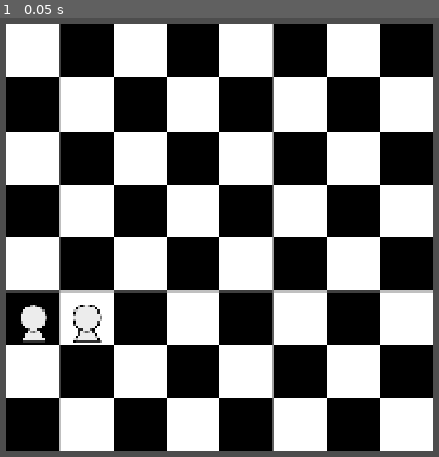
Above: before the commit, frame 1.
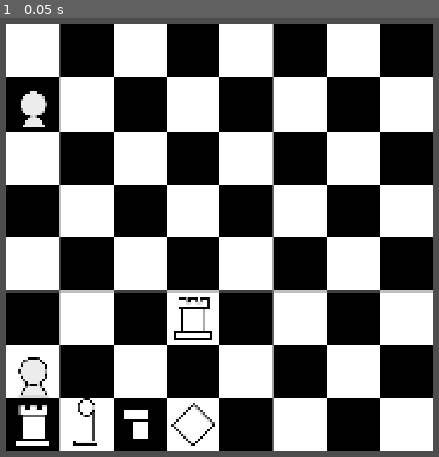
Above: after the commit, the same moment.

Repository: kiri-wys/chetro
Game: Godot game, scene res://main.tscn
The game is run twice, just before and just after one commit, with the same random seed, the same clock (stepped at 60 frames per second) and the same inputs.
Inputs:
- Up to frame 1 (0.05 s): no input

The runs differ from the first frame. In frame 1, 2.3% of the frame differs, in the area x 3-49%, y 16-98%.

Commit message:
Minimal set of playable pieces done

Diff:
--- a/assets/pieces.json
+++ b/assets/pieces.json
@@ -1 +1 @@
-{"not_found":{"x":0,"y":0},"pawn":{"x":1,"y":0},"move_gizmo":{"x":2,"y":0}}
+{"not_found":{"x":0,"y":0},"pawn":{"x":1,"y":0},"rook":{"x":2,"y":0},"bishop":{"x":3,"y":0},"knight":{"x":4,"y":0},"king":{"x":0,"y":1},"queen":{"x":1,"y":1},"move_gizmo":{"x":2,"y":1}}
--- a/board/board.gd
+++ b/board/board.gd
@@ -4,14 +4,48 @@
 const INDIC_SCENE = preload("res://board/pieces/placeable.tscn")
 
 @onready var sprite_size: Vector2 = self.texture.get_size()
+var rows: int
+var columns: int
 @onready var cursor: Cursor = $Cursor
 
+enum SquareState {
+	FREE,
+	BLACK,
+	WHITE,
+	}
 var selected_piece: Piece
+var squares_state: Dictionary[Vector2i, SquareState]
+
 signal gizmo_deletion
 
+func in_bounds(grid_position: Vector2i) -> bool:
+	return grid_position.x >= 1 and grid_position.x <= rows and \
+		   grid_position.y >= 1 and grid_position.y <= columns
+
+func show_move_gizmos(piece: Piece):
+	piece.toggle_select()
+	var moves = piece.info._valid_moves(piece, self)
+	for mov in moves:
+		var gizmo: Placeable = INDIC_SCENE.instantiate()
+		gizmo.info = PieceInfo.load_or_fallback("move_gizmo")
+		gizmo.grid_position = mov
+		gizmo.board_size = sprite_size
+		add_child(gizmo)
+
+		gizmo_deletion.connect(gizmo.queue_free)
+
 func _ready() -> void:
-	instantiate_piece(PieceInfo.load_or_fallback("pawn"), Vector2i(1,3))
-	instantiate_piece(PieceInfo.load_or_fallback("pawn"), Vector2i(2,3))
+	instantiate_piece(PieceInfo.load_or_fallback("pawn"), Vector2i(1,2), Piece.PieceColor.WHITE)
+	instantiate_piece(PieceInfo.load_or_fallback("rook"), Vector2i(1,1), Piece.PieceColor.WHITE)
+	instantiate_piece(PieceInfo.load_or_fallback("bishop"), Vector2i(2,1), Piece.PieceColor.WHITE)
+	instantiate_piece(PieceInfo.load_or_fallback("knight"), Vector2i(3,1), Piece.PieceColor.WHITE)
+	instantiate_piece(PieceInfo.load_or_fallback("queen"), Vector2i(4,1), Piece.PieceColor.WHITE)
+
+	instantiate_piece(PieceInfo.load_or_fallback("pawn"), Vector2i(1,7), Piece.PieceColor.BLACK)
+	instantiate_piece(PieceInfo.load_or_fallback("rook"), Vector2i(4,3), Piece.PieceColor.BLACK)
+
+	rows = (sprite_size.y / Globals.square_size) as int
+	columns = (sprite_size.x / Globals.square_size) as int
 
 	cursor.board = self
 	cursor.square_clicked.connect(func():
@@ -22,37 +56,34 @@
 				gizmo_deletion.emit()
 
 				selected_piece.toggle_select()
-
-				cursor.piece_under.toggle_select()
-				var moves = cursor.piece_under.info._valid_moves(cursor.piece_under, self)
-				for mov in moves:
-					var gizmo: Placeable = INDIC_SCENE.instantiate()
-					gizmo.info = PieceInfo.load_or_fallback("move_gizmo")
-					gizmo.grid_position = mov
-					gizmo.board_size = sprite_size
-					add_child(gizmo)
-
-					gizmo_deletion.connect(gizmo.queue_free)
+				if cursor.piece_under.color != Piece.PieceColor.WHITE:
+					var moves = selected_piece.info._valid_moves(selected_piece, self)
+					if cursor.piece_under.grid_position in moves:
+						squares_state[selected_piece.grid_position] = SquareState.FREE
+						selected_piece.grid_position = cursor.piece_under.grid_position
+						squares_state[selected_piece.grid_position] = 1 + selected_piece.color as SquareState
+						selected_piece.move_to_grid()
+						cursor.piece_under.capture()
+					else:
+						selected_piece.toggle_select()
+					selected_piece = null
+					return
+				show_move_gizmos(cursor.piece_under)
 			Cursor.SelectionState.NEW_PIECE:
 				gizmo_deletion.emit()
 
-				cursor.piece_under.toggle_select()
-				var moves = cursor.piece_under.info._valid_moves(cursor.piece_under, self)
-				for mov in moves:
-					var gizmo: Placeable = INDIC_SCENE.instantiate()
-					gizmo.info = PieceInfo.load_or_fallback("move_gizmo")
-					gizmo.grid_position = mov
-					gizmo.board_size = sprite_size
-					add_child(gizmo)
+				if cursor.piece_under.color != Piece.PieceColor.WHITE: return
+				show_move_gizmos(cursor.piece_under)
 
-					gizmo_deletion.connect(gizmo.queue_free)
 			Cursor.SelectionState.MOVE_PIECE:
 				gizmo_deletion.emit()
 
 				var moves = selected_piece.info._valid_moves(selected_piece, self)
 				selected_piece.toggle_select()
 				if cursor.grid_position in moves:
+					squares_state[selected_piece.grid_position] = SquareState.FREE
 					selected_piece.grid_position = cursor.grid_position
+					squares_state[selected_piece.grid_position] = 1 + selected_piece.color as SquareState
 					selected_piece.move_to_grid()
 			Cursor.SelectionState.NOTHING:
 				gizmo_deletion.emit()
@@ -60,9 +91,12 @@
 		selected_piece = cursor.piece_under
 	)
 
-func instantiate_piece(piece_info: PieceInfo, grid_position: Vector2i = Vector2i.ZERO) -> void:
+func instantiate_piece(piece_info: PieceInfo, grid_position: Vector2i, color: Piece.PieceColor) -> void:
+	squares_state[grid_position] = 1 + color as SquareState
 	var piece: Piece = PIECE_SCENE.instantiate()
+	piece.front = Vector2(0, -1) if color == Piece.PieceColor.BLACK else Vector2(0, 1)
+	piece.color = color
 	piece.info = piece_info
-	piece.grid_position = grid_position * 1.0
+	piece.grid_position = grid_position
 	piece.board_size = sprite_size
 	self.add_child(piece)
--- a/board/cursor.gd
+++ b/board/cursor.gd
@@ -20,7 +20,7 @@
 		else: return SelectionState.NOTHING
 
 var board: Board
-var grid_position: Vector2
+var grid_position: Vector2i
 
 var piece_under: Piece
 
@@ -44,8 +44,8 @@
 	# board_size / size_cell = number of cells
 	# num_cells / 2.0 = half the number of cells, offset so 0,0 is at bottom left
 	# x / a / b = (x/a) * 1/b = x/(a*b)
-	grid_position.x = ceilf(m.x / Globals.square_size) + (board.sprite_size.x / Globals.double_square_size)
-	grid_position.y = absf(ceilf(m.y / Globals.square_size) - (board.sprite_size.y / Globals.double_square_size) - 1.0)
+	grid_position.x = ceilf(m.x / Globals.square_size) + (board.sprite_size.x / Globals.double_square_size) as int
+	grid_position.y = absf(ceilf(m.y / Globals.square_size) - (board.sprite_size.y / Globals.double_square_size) - 1.0) as int
 
 	if Input.is_action_just_pressed("square_click"):
 		square_clicked.emit()
--- a/board/pieces/Piece.gd
+++ b/board/pieces/Piece.gd
@@ -1,6 +1,20 @@
 class_name Piece extends Placeable
 
+enum PieceColor {
+	BLACK,
+	WHITE,
+	}
+
+var color: PieceColor
 var selected: bool = false
+var front: Vector2i
+
+func set_select(value: bool):
+	selected = value
+	if selected:
+		modulate = Color.RED
+	else:
+		modulate = Color.WHITE
 
 func toggle_select():
 	selected = !selected
@@ -8,3 +22,6 @@
 		modulate = Color.RED
 	else:
 		modulate = Color.WHITE
+
+func capture() -> void:
+	queue_free()
--- a/board/pieces/Placeable.gd
+++ b/board/pieces/Placeable.gd
@@ -2,7 +2,7 @@
 
 @export var info: PieceInfo
 
-var grid_position: Vector2
+var grid_position: Vector2i
 var board_size: Vector2
 
 func _ready() -> void:
--- a/board/pieces/info/PieceInfo.gd
+++ b/board/pieces/info/PieceInfo.gd
@@ -1,11 +1,10 @@
 class_name PieceInfo extends Resource
 
-@export var sprite: Texture2D
 var region_offset: Vector2i = Vector2i(0, 0)
 
 func region() -> Rect2:
 	var coords = region_offset
-	return Rect2(128.0 * coords.x, 128.0 * coords.y, 128.0, 128.0)
+	return Rect2(Globals.square_size * coords.x, Globals.square_size * coords.y, Globals.square_size, Globals.square_size)
 
 static func load_or_fallback(name: String) -> PieceInfo:
 	var path = "res://board/pieces/info/%s.gd" % name
@@ -35,5 +34,78 @@
 		print("WARNING: %s requested but known mapping not found, using fallback" % name)
 		return PieceInfo.new()
 
-func _valid_moves(_piece: Piece, _board: Board) -> PackedVector2Array:
-	return PackedVector2Array([])
+func _valid_moves(_piece: Piece, _board: Board) -> Array[Vector2i]:
+	return []
+
+
+# Builds a line in the direction of the vector away from the piece
+# until it hits a square that is not free, if it hits a piece
+# not of the same color, it is added to the result
+func build_line(piece: Piece, board: Board, direction: Vector2i, res: Array[Vector2i]):
+	var i = 1
+	while board.in_bounds(piece.grid_position + direction * i):
+		var square = piece.grid_position + direction * i
+		var state = board.squares_state.get(square, Board.SquareState.FREE)
+		var is_free = state == Board.SquareState.FREE
+		var is_same_color = state == 1 + piece.color as Board.SquareState
+
+		if is_free:
+			res.append(square)
+		else:
+			if !is_same_color:
+				res.append(square)
+			break
+
+		i += 1
+# Builds all lines away from the piece
+# effectively making a rook's move
+func build_line_cross(piece: Piece, board: Board, res: Array[Vector2i]):
+	build_line(piece, board, Vector2i(1, 0), res)
+	build_line(piece, board, Vector2i(-1, 0), res)
+	build_line(piece, board, Vector2i(0, 1), res)
+	build_line(piece, board, Vector2i(0, -1), res)
+
+
+# Builds a diagonal in the direction of the vector away from the piece
+# until it hits a square that is not free, if it hits a piece
+# not of the same color, it is added to the result
+func build_diagonal(piece: Piece, board: Board, direction: Vector2i, res: Array[Vector2i]):
+	var i = 1
+	while board.in_bounds(piece.grid_position + direction * i):
+		var square = piece.grid_position + direction * i
+		var state = board.squares_state.get(square, Board.SquareState.FREE)
+		var is_free = state == Board.SquareState.FREE
+		var is_same_color = state == 1 + piece.color as Board.SquareState
+
+		if is_free:
+			res.append(square)
+		else:
+			if !is_same_color:
+				res.append(square)
+			break
+
+		i += 1
+# Builds all diagonals away from the piece
+# effectively making a bishop's move
+func build_diagonal_cross(piece: Piece, board: Board, res: Array[Vector2i]):
+	build_diagonal(piece, board, Vector2i(1, 1), res)
+	build_diagonal(piece, board, Vector2i(1, -1), res)
+	build_diagonal(piece, board, Vector2i(-1, 1), res)
+	build_diagonal(piece, board, Vector2i(-1, -1), res)
+
+# Builds squares that are d1 and d2 away from the piece in all directions
+# Effectively building a square of size 2*d1+1 x 2*d2+1
+# when this function is called two times
+# once with d1 = 1, d2 = 2
+# once with d1 = 2, d2 = 1
+# it builds a knight's move
+func build_square(piece: Piece, board: Board, d1: int, d2: int, res: Array[Vector2i]):
+	for m1 in [1, -1]:
+		for m2 in [1, -1]:
+			var square = piece.grid_position + Vector2i(d1 * m1, d2 * m2)
+			var state = board.squares_state.get(square, Board.SquareState.FREE)
+			var is_same_color = state == 1 + piece.color as Board.SquareState
+			if not is_same_color and board.in_bounds(square):
+				res.append(square)
+			else:
+				continue
--- /dev/null
+++ b/board/pieces/info/bishop.gd
@@ -0,0 +1,7 @@
+class_name Bishop extends PieceInfo
+
+
+func _valid_moves(piece: Piece, board: Board) -> Array[Vector2i]:
+	var res: Array[Vector2i] = []
+	build_diagonal_cross(piece, board, res)
+	return res
--- /dev/null
+++ b/board/pieces/info/knight.gd
@@ -0,0 +1,7 @@
+class_name Knight extends PieceInfo
+
+func _valid_moves(piece: Piece, board: Board) -> Array[Vector2i]:
+	var res: Array[Vector2i] = []
+	build_square(piece, board, 2, 1, res)
+	build_square(piece, board, 1, 2, res)
+	return res
--- a/board/pieces/info/pawn.gd
+++ b/board/pieces/info/pawn.gd
@@ -1,8 +1,16 @@
 class_name Pawn extends PieceInfo
 
-func _valid_moves(piece: Piece, _board: Board) -> PackedVector2Array:
-	var deltas = PackedVector2Array([Vector2(0, 1), Vector2(0, -1)])
-	for i in deltas.size():
-		deltas[i] = piece.grid_position + deltas[i]
+func _valid_moves(piece: Piece, board: Board) -> Array[Vector2i]:
+	var res: Array[Vector2i] = []
+	var f = piece.grid_position + piece.front
+	if board.squares_state.get(f, Board.SquareState.FREE) == Board.SquareState.FREE:
+		if board.in_bounds(f):
+			res.append(f)
+	for d in [Vector2i(1, piece.front.y), Vector2i(-1, piece.front.y)]:
+		f = piece.grid_position + d
+		var s = board.squares_state.get(f, Board.SquareState.FREE)
+		var is_free = s == Board.SquareState.FREE
+		var is_same_color = s == 1 + piece.color as Board.SquareState
+		if !is_free and !is_same_color and board.in_bounds(f): res.append(f)
 
-	return PackedVector2Array(deltas)
+	return res
--- /dev/null
+++ b/board/pieces/info/queen.gd
@@ -0,0 +1,7 @@
+class_name Queen extends PieceInfo
+
+func _valid_moves(piece: Piece, board: Board) -> Array[Vector2i]:
+	var res: Array[Vector2i] = []
+	build_line_cross(piece, board, res)
+	build_diagonal_cross(piece, board, res)
+	return res
--- /dev/null
+++ b/board/pieces/info/rook.gd
@@ -0,0 +1,7 @@
+class_name Rook extends PieceInfo
+
+
+func _valid_moves(piece: Piece, board: Board) -> Array[Vector2i]:
+	var res: Array[Vector2i] = []
+	build_line_cross(piece, board, res)
+	return res
Binary file changed: assets/pieces.png
Not shown, added: board/pieces/info/bishop.gd.uid
Not shown, added: board/pieces/info/knight.gd.uid
Not shown, added: board/pieces/info/queen.gd.uid
Not shown, added: board/pieces/info/rook.gd.uid
